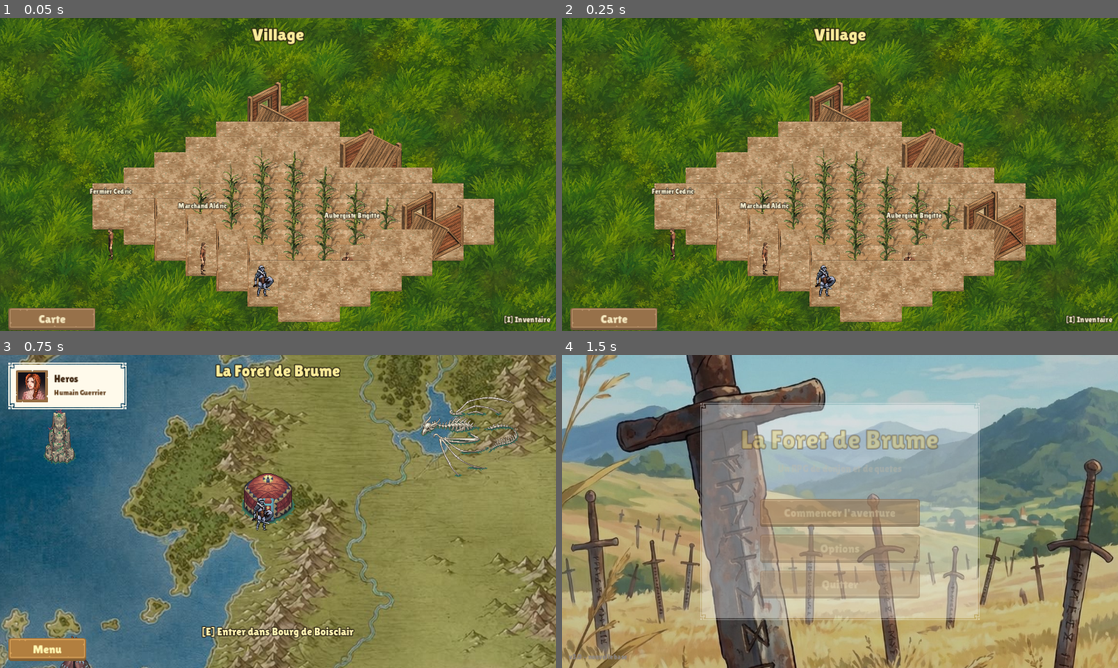
Above: before the commit, frames 1-4 (two rows, left to right).
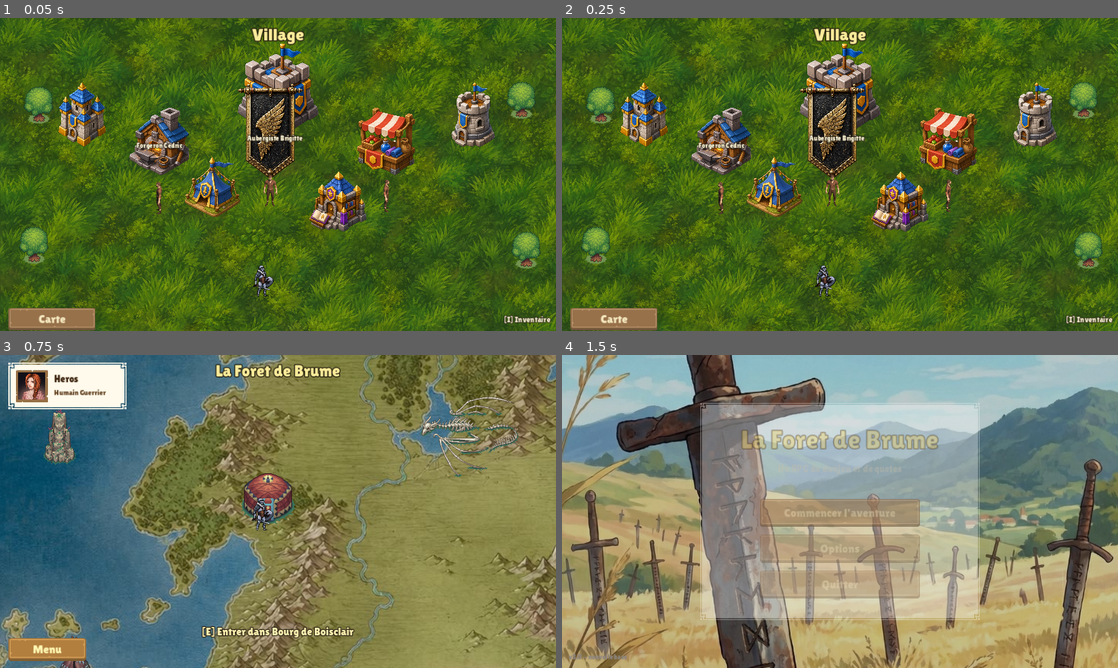
Above: after the commit, the same moments.

Repository: libertysand1982-png/Sand
Game: Godot game, scene res://scenes/Village.tscn
The game is run twice, just before and just after one commit, with the same random seed, the same clock (stepped at 60 frames per second) and the same inputs. This scene is started directly instead of the project's main scene.
Inputs:
- Up to frame 1 (0.05 s): no input
- Up to frame 2 (0.25 s): no input
- Up to frame 3 (0.75 s): click "Carte" at 0.5 s
- Up to frame 4 (1.5 s): click "Menu" at 1.25 s

The runs differ from the first frame. In frame 1, 38% of the frame differs, in the area x 3-98%, y 8-98%; in frame 2, 38%; in frame 3, nothing differs; in frame 4, nothing differs.

Commit message:
Village rebati avec des batiments medievaux complets
- Remplace l'assemblage iso (planches/cloture peu lisible) par les nouveaux
  sprites de batiments complets : chateau, tours, maison a banniere, forge,
  etal de marche, tente, fontaine
- PNJ repositionnes devant les batiments correspondants (marchand a l'etal,
  forgeron a la forge, aubergiste a la maison)
- Tri de profondeur via y_sort ; quelques arbres en lisiere

Co-Authored-By: Claude Opus 4.8 <noreply@anthropic.com>
Claude-Session: https://claude.ai/code/session_01TLGVXnnqbKy8wnyLpkQH7c

Diff:
--- a/foret_de_brume/scripts/Village.gd
+++ b/foret_de_brume/scripts/Village.gd
@@ -4,26 +4,28 @@
 ## et inventaire (I) avec or et equipement.
 
 const VITESSE := 200.0
-const RAYON := 95.0
-
-# --- Parametres isometriques de la ferme ---
-const ISO_W := 64.0
-const ISO_H := 32.0
-const ORIGINE := Vector2(576, 150)
-const SCALE_ISO := 0.5
-
-# Grange et maison (batiments fermes : murs + toit, meme cellule).
-const GRANGE := ["woodWall_W", "woodWall_N", "woodWallDoorClosed_E", "roofSingleWall_E"]
-const MAISON := ["woodWall_W", "woodWallWindow_N", "woodWall_E", "roof_E"]
+const RAYON := 100.0
+
+# Batiments complets : fichier, position, echelle.
+const BATIMENTS := [
+	{"f": "clan-castle-001", "p": Vector2(576, 150), "e": 0.5},
+	{"f": "blue-roof-keep-tower-001", "p": Vector2(170, 200), "e": 0.34},
+	{"f": "stone-watchtower-001", "p": Vector2(980, 200), "e": 0.34},
+	{"f": "falcon-banner-house", "p": Vector2(560, 235), "e": 0.2},
+	{"f": "blacksmith-forge-001", "p": Vector2(330, 255), "e": 0.36},
+	{"f": "market-stall-001", "p": Vector2(800, 255), "e": 0.36},
+	{"f": "army-camp-tent-001", "p": Vector2(440, 350), "e": 0.32},
+	{"f": "village-fountain-001", "p": Vector2(700, 380), "e": 0.32},
+]
 
 # PNJ : nom, sprite, position, type, texte.
 const PNJS := [
-	{"nom": "Marchand Aldric", "sprite": "Male_1_Idle0", "p": Vector2(420, 500), "type": "vendeur",
-		"texte": "Bienvenue a la ferme ! J'ai armes et armures de qualite. Jette un oeil a mes etals."},
-	{"nom": "Aubergiste Brigitte", "sprite": "Male_3_Idle0", "p": Vector2(720, 520), "type": "aubergiste",
+	{"nom": "Marchand Aldric", "sprite": "Male_1_Idle0", "p": Vector2(800, 370), "type": "vendeur",
+		"texte": "Bienvenue au Bourg ! J'ai armes et armures de qualite. Jette un oeil a mon etal."},
+	{"nom": "Aubergiste Brigitte", "sprite": "Male_3_Idle0", "p": Vector2(560, 360), "type": "aubergiste",
 		"texte": "Une chambre pour la nuit, voyageur ? Repose-toi donc, l'aventure attendra bien."},
-	{"nom": "Fermier Cedric", "sprite": "Male_5_Idle0", "p": Vector2(230, 470), "type": "quete",
-		"texte": "Des gobelins infestent la Caverne d'Ombre et pietinent mes champs. Aiderais-tu un pauvre fermier ?"},
+	{"nom": "Forgeron Cedric", "sprite": "Male_5_Idle0", "p": Vector2(330, 375), "type": "quete",
+		"texte": "Des gobelins infestent la Caverne d'Ombre. Debarrasse-nous d'eux et je te recompenserai !"},
 ]
 
 # Catalogue de la boutique (equipement).
@@ -83,50 +85,13 @@
 	return s
 
 
-func iso(cell: Vector2) -> Vector2:
-	return ORIGINE + Vector2((cell.x - cell.y) * ISO_W, (cell.x + cell.y) * ISO_H)
-
-
-func _piece_iso(nom: String, cell: Vector2) -> void:
-	var s := Sprite2D.new()
-	s.texture = load("res://assets/iso/%s.png" % nom)
-	s.scale = Vector2(SCALE_ISO, SCALE_ISO)
-	s.position = iso(cell)
-	$Monde.add_child(s)
-
-
-func _batiment_iso(recette: Array, cell: Vector2) -> void:
-	for p in recette:
-		_piece_iso(p, cell)
-
-
 func _construire_village() -> void:
-	# Sol isometrique : champ cultive au centre, terre autour.
-	var cells := []
-	for c in range(7):
-		for r in range(6):
-			cells.append(Vector2(c, r))
-	cells.sort_custom(func(a, b): return (a.x + a.y) < (b.x + b.y))
-	var champ := func(cell): return cell.x >= 2 and cell.x <= 5 and cell.y >= 2 and cell.y <= 4
-	for cell in cells:
-		_piece_iso("dirtFarmland_E" if champ.call(cell) else "dirt_E", cell)
-	# Rangees de mais sur le champ.
-	var field := []
-	for c in range(2, 6):
-		for r in range(2, 5):
-			field.append(Vector2(c, r))
-	field.sort_custom(func(a, b): return (a.x + a.y) < (b.x + b.y))
-	for cell in field:
-		_piece_iso("corn_E", cell)
-	# Clotures autour du champ.
-	for r in range(2, 5):
-		_piece_iso("fenceHigh_N", Vector2(1, r))
-	for c in range(2, 6):
-		_piece_iso("fenceLow_E", Vector2(c, 5))
-	# Batiments : grange et maison (en haut).
-	_batiment_iso(GRANGE, Vector2(0, 0))
-	_batiment_iso(MAISON, Vector2(3, 0))
-	_batiment_iso(GRANGE, Vector2(6, 1))
+	# Quelques arbres en lisiere.
+	for v in [Vector2(80, 180), Vector2(1080, 170), Vector2(70, 470), Vector2(1090, 480)]:
+		_ajouter("res://assets/terrain/trees/Tree1.png", v, 1.0)
+	# Batiments complets (tries en profondeur par le y_sort de Monde).
+	for b in BATIMENTS:
+		_ajouter("res://assets/buildings/%s.png" % b["f"], b["p"], b["e"])
 
 
 func _construire_pnjs() -> void:
Binary file added: foret_de_brume/assets/buildings/army-camp-tent-001.png
Binary file added: foret_de_brume/assets/buildings/blacksmith-forge-001.png
Binary file added: foret_de_brume/assets/buildings/blue-roof-keep-tower-001.png
Binary file added: foret_de_brume/assets/buildings/builder-hut-001.png
Binary file added: foret_de_brume/assets/buildings/clan-castle-001.png
Binary file added: foret_de_brume/assets/buildings/falcon-banner-house.png
Binary file added: foret_de_brume/assets/buildings/market-stall-001.png
Binary file added: foret_de_brume/assets/buildings/metal-gate-tower-001.png
Binary file added: foret_de_brume/assets/buildings/red-banner-lance-001.png
Binary file added: foret_de_brume/assets/buildings/stone-watchtower-001.png
Binary file added: foret_de_brume/assets/buildings/village-fountain-001.png
